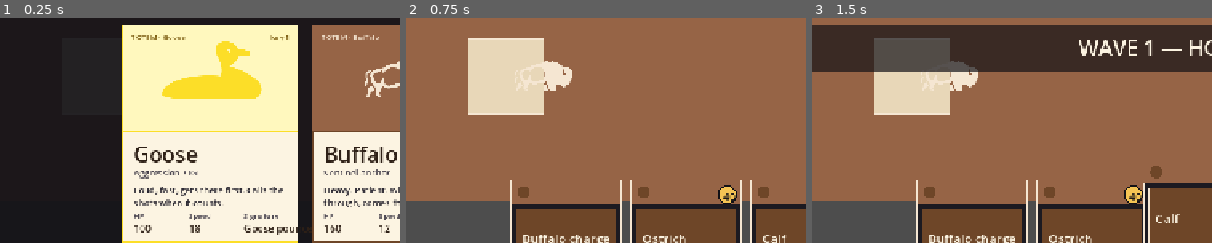
Above: before the commit, frames 1-3 (left to right).
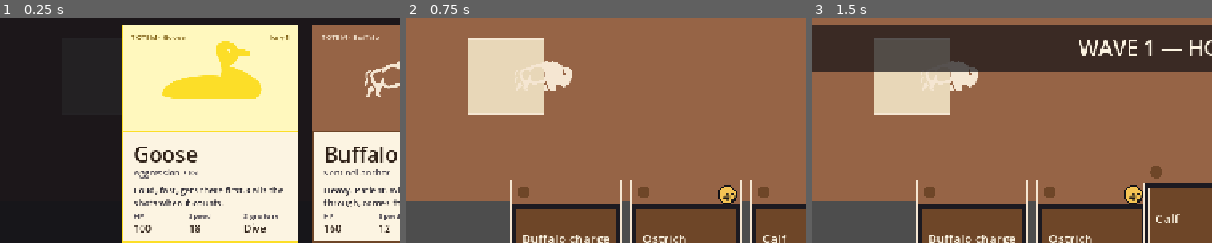
Above: after the commit, the same moments.

Repository: RescuedBuffalo/goose-and-buff
Game: Godot game, scene res://scenes/main.tscn
Two runs of this game, one before a commit and one after it. Both use one fixed random seed, a clock stepped at 60 frames per second and the inputs below.
Inputs (mouse positions are % of the whole screen's width and height, from its top left):
- Up to frame 1 (0.25 s): no input
- Up to frame 2 (0.75 s): tap Enter at 0.5 s; drag from (50, 50) to (60, 28) at 0.52 s
- Up to frame 3 (1.5 s): tap Space (ready_round) at 1.25 s; drag from (50, 83) to (45, 70) at 1.27 s
The pictures show only the part of the screen within x 0-50%, y 26-76%; the shares and areas given below are measured in that part.

The runs differ from the first frame. In frame 1, 0.3% of the frame differs, in the area x 60-75%, y 91-97%; in frame 2, nothing differs; in frame 3, nothing differs.

Commit message:
Add Goose deck + sector + Dive signature ability (BUF-106)
Mirrors the Buffalo prototype for Goose: cream/sun-yellow sector, a 15-card
starter deck of Gosling / Heron / Swan + Production node + Stockpile + Dive,
and a directional-cone Dive ability with damage and knockback.

- data/sectors.gd: Goose sector entry mirroring Buffalo
- data/heroes.gd: rename signatureAbility "Goose pounce" → "Dive"
- data/cards.gd: six new Goose cards; split STARTER_DECK → STARTER_DECKS
  keyed by hero (Buffalo unchanged 4-3-2-3-2-1; Goose tilts 5-2-2-3-2-1
  to lean swarm-heavy per the issue's deck-tilt note)
- scripts/logic/card_system.gd: reset(hero_id) wires the right deck
- scripts/logic/ability_resolver.gd: Dive returns damage_in_cone effect
- scripts/adapters/main.gd: cone application (cosine-threshold) and a
  faction-tinted Polygon2D fan that fades like the charge line
- scripts/adapters/unit.gd: heavy-archetype color from faction core so
  Swan reads sun-yellow instead of Buffalo brown
- scripts/adapters/building.gd: faction-tinted from GameState.hero_id

Co-Authored-By: Claude Opus 4.7 (1M context) <noreply@anthropic.com>

Diff:
--- a/data/cards.gd
+++ b/data/cards.gd
@@ -1,6 +1,6 @@
 class_name CardsData extends RefCounted
 ##
-## Card definitions for v0. Six card types, 15-card starter deck.
+## Card definitions for v0. Six card types per faction, 15-card starter deck.
 ##
 ## kind:        "unit" | "building" | "ability" | "resource"
 ## faction:     drives palette + totem
@@ -11,6 +11,7 @@
 ## Costs and unit references mirror units-data.md. Don't tune balance here
 ## without re-reading the spec note about compounding tilts.
 
+# ── Buffalo deck ──────────────────────────────────────────────────────────
 const CalfCard := {
 	"id": "card.calf", "name": "Calf", "faction": "Buffalo",
 	"kind": "unit", "phase": "prep", "cost": 28,
@@ -65,6 +66,63 @@
 	"payload": {"coin_delta": 30},
 }
 
+# ── Goose deck ────────────────────────────────────────────────────────────
+const GoslingCard := {
+	"id": "card.gosling", "name": "Gosling", "faction": "Goose",
+	"kind": "unit", "phase": "prep", "cost": 22,
+	"description": "Spawn one Gosling. Cheap, fast, dies cheap.",
+	"flavor": "In numbers, scrappy. Alone, brave.",
+	"payload": {"unit_id": "Gosling"},
+}
+
+const HeronCard := {
+	"id": "card.heron", "name": "Heron", "faction": "Goose",
+	"kind": "unit", "phase": "prep", "cost": 35,
+	"description": "Spawn one Heron. Long spear-strike from the back.",
+	"flavor": "Stays back. Strikes long.",
+	"payload": {"unit_id": "Heron"},
+}
+
+const SwanCard := {
+	"id": "card.swan", "name": "Swan", "faction": "Goose",
+	"kind": "unit", "phase": "prep", "cost": 70,
+	"description": "Spawn one Swan. Hisses, charges, holds.",
+	"flavor": "Surprisingly mean.",
+	"payload": {"unit_id": "Swan"},
+}
+
+# Mechanics-identical to the Buffalo node — distinct id keeps the card art
+# tinted to the Goose palette via the `faction` field.
+const ProductionNodeCardGoose := {
+	"id": "card.production_node_goose", "name": "Production node", "faction": "Goose",
+	"kind": "building", "phase": "prep", "cost": 50,
+	"description": "Generates 5 coin per second. One per sector.",
+	"flavor": "The hum of a working line.",
+	"payload": {"building_id": "ProductionNode", "coin_per_second": 5.0},
+}
+
+const DiveCard := {
+	"id": "card.dive", "name": "Dive", "faction": "Goose",
+	"kind": "ability", "phase": "wave", "cost": 0,
+	"description": "Cone AoE in front. Damage and knockback.",
+	"flavor": "Wings tucked, beak first.",
+	"payload": {
+		"ability_id": "Dive",
+		"length": 220.0,
+		"half_angle_deg": 32.0,
+		"damage": 26.0,
+		"knockback": 56.0,
+	},
+}
+
+const StockpileCardGoose := {
+	"id": "card.stockpile_goose", "name": "Stockpile", "faction": "Goose",
+	"kind": "resource", "phase": "prep", "cost": 0,
+	"description": "Adds 30 coin to the balance immediately.",
+	"flavor": "What was set aside, withdrawn.",
+	"payload": {"coin_delta": 30},
+}
+
 const ALL := {
 	"card.calf": CalfCard,
 	"card.ostrich": OstrichCard,
@@ -72,26 +130,46 @@
 	"card.production_node": ProductionNodeCard,
 	"card.charge": ChargeCard,
 	"card.stockpile": StockpileCard,
+	"card.gosling": GoslingCard,
+	"card.heron": HeronCard,
+	"card.swan": SwanCard,
+	"card.production_node_goose": ProductionNodeCardGoose,
+	"card.dive": DiveCard,
+	"card.stockpile_goose": StockpileCardGoose,
 }
 
-# Starter deck: id repeated `count` times. Counts per the prompt.
-const STARTER_DECK := [
-	{"id": "card.calf", "count": 4},
-	{"id": "card.ostrich", "count": 3},
-	{"id": "card.longhorn", "count": 2},
-	{"id": "card.production_node", "count": 3},
-	{"id": "card.charge", "count": 2},
-	{"id": "card.stockpile", "count": 1},
-]
+# Starter decks per hero. id repeated `count` times.
+# Buffalo holds the canonical 4-3-2-3-2-1 template.
+# Goose tilts a Heron slot into a Gosling (5-2-2-3-2-1) — same total, leans
+# the hand swarm-heavy as called out in BUF-106.
+const STARTER_DECKS := {
+	"Buffalo": [
+		{"id": "card.calf", "count": 4},
+		{"id": "card.ostrich", "count": 3},
+		{"id": "card.longhorn", "count": 2},
+		{"id": "card.production_node", "count": 3},
+		{"id": "card.charge", "count": 2},
+		{"id": "card.stockpile", "count": 1},
+	],
+	"Goose": [
+		{"id": "card.gosling", "count": 5},
+		{"id": "card.heron", "count": 2},
+		{"id": "card.swan", "count": 2},
+		{"id": "card.production_node_goose", "count": 3},
+		{"id": "card.dive", "count": 2},
+		{"id": "card.stockpile_goose", "count": 1},
+	],
+}
 
 const HAND_SIZE := 5
 
 static func get_card(card_id: String) -> Dictionary:
 	return ALL.get(card_id, {})
 
-static func build_starter_deck() -> Array:
+static func build_starter_deck(hero_id: String = "Buffalo") -> Array:
+	var entries: Array = STARTER_DECKS.get(hero_id, STARTER_DECKS["Buffalo"])
 	var deck: Array = []
-	for entry in STARTER_DECK:
+	for entry in entries:
 		for i in entry.count:
 			deck.append(entry.id)
 	return deck
--- a/data/heroes.gd
+++ b/data/heroes.gd
@@ -23,7 +23,7 @@
 	"name": "Goose",
 	"role": "Aggression / IGL",
 	"flavor": "Loud, fast, gets there first. Calls the shots when it counts.",
-	"signatureAbility": "Goose pounce",
+	"signatureAbility": "Dive",
 	"baseHealth": 100,
 	"moveSpeed": 18,
 }
--- a/data/sectors.gd
+++ b/data/sectors.gd
@@ -32,6 +32,12 @@
 	"core_color_key": "Buffalo",
 }
 
+const Goose := {
+	"id": "Goose",
+	"floor_color_key": "Goose",
+	"core_color_key": "Goose",
+}
+
 static func is_inside_sector(point: Vector2) -> bool:
 	return (point.x >= SECTOR_LEFT and point.x <= SECTOR_RIGHT
 		and point.y >= SECTOR_TOP and point.y <= SECTOR_BOTTOM)
--- a/scripts/adapters/building.gd
+++ b/scripts/adapters/building.gd
@@ -1,8 +1,11 @@
 extends Node2D
 ##
-## A placed building. v0 only ships Production Node — the visual is just a
+## A placed building. v0 only ships Production Node — the visual is a
 ## tinted square with a tier number. The economy module owns the actual
 ## coin generation; this adapter only renders.
+##
+## Color comes from the active hero's faction so Goose / Buffalo / Fox
+## sectors each tint their node distinctly.
 
 @export var tier: int = 1
 
@@ -15,10 +18,11 @@
 	queue_redraw()
 
 func _draw() -> void:
+	var faction: String = GameState.hero_id
 	var size := Vector2(56, 56)
 	var rect := Rect2(-size * 0.5, size)
-	draw_rect(rect, DesignTokens.BUFFALO_CORE, true)
-	draw_rect(rect, DesignTokens.BUFFALO_INK, false, 2.0)
+	draw_rect(rect, DesignTokens.core_color(faction), true)
+	draw_rect(rect, DesignTokens.ink_color(faction), false, 2.0)
 	# Inner gold pip — the coin source.
 	draw_circle(Vector2.ZERO, 12.0, DesignTokens.GOLD_COIN)
 	# Tier dots beneath.
--- a/scripts/adapters/main.gd
+++ b/scripts/adapters/main.gd
@@ -125,7 +125,7 @@
 	hero.reset_hp()
 	hero.reset_position()
 	economy.reset()
-	card_system.reset()
+	card_system.reset(GameState.hero_id)
 	wave_director.reset()
 	card_system.start_round()
 	GameState.set_phase(GameState.Phase.PREP)
@@ -206,6 +206,9 @@
 			"damage_in_capsule":
 				_apply_capsule_damage(fx)
 				_show_charge_line(fx.from, fx.to, fx.width)
+			"damage_in_cone":
+				_apply_cone_damage(fx)
+				_show_dive_cone(fx.from, fx.direction, fx.length, fx.half_angle)
 
 func _apply_capsule_damage(fx: Dictionary) -> void:
 	var from: Vector2 = fx.from
@@ -228,6 +231,48 @@
 	var t: float = clamp((p - a).dot(ab) / ab_len_sq, 0.0, 1.0)
 	var nearest: Vector2 = a + ab * t
 	return p.distance_to(nearest) <= radius
+
+func _apply_cone_damage(fx: Dictionary) -> void:
+	var apex: Vector2 = fx.from
+	var dir: Vector2 = fx.direction
+	var length: float = float(fx.length)
+	var half_angle: float = float(fx.half_angle)
+	var cos_threshold := cos(half_angle)
+	for n in get_tree().get_nodes_in_group("enemies"):
+		var e := n as Node2D
+		if e == null or not is_instance_valid(e):
+			continue
+		var to_enemy := e.position - apex
+		var dist := to_enemy.length()
+		if dist <= 0.0001 or dist > length:
+			continue
+		# Inside the cone if the angle between dir and (enemy - apex) is
+		# under half_angle. Compare cosines so we don't pay for an arccos.
+		if to_enemy.normalized().dot(dir) < cos_threshold:
+			continue
+		e.damage(float(fx.damage))
+		if is_instance_valid(e):
+			e.apply_knockback(dir, float(fx.knockback))
+
+func _show_dive_cone(apex: Vector2, dir: Vector2, length: float, half_angle: float) -> void:
+	# A faction-tinted fan that fades out — same lifetime as the charge line.
+	var poly := Polygon2D.new()
+	var points := PackedVector2Array()
+	points.append(apex)
+	const SEGMENTS := 12
+	var start := dir.rotated(-half_angle)
+	for i in range(SEGMENTS + 1):
+		var t := float(i) / float(SEGMENTS)
+		var v := start.rotated(half_angle * 2.0 * t)
+		points.append(apex + v * length)
+	poly.polygon = points
+	var accent := DesignTokens.core_color(GameState.hero_id)
+	poly.color = Color(accent.r, accent.g, accent.b, 0.5)
+	poly.z_index = 5
+	add_child(poly)
+	var tween := create_tween()
+	tween.tween_property(poly, "modulate:a", 0.0, 0.45)
+	tween.tween_callback(poly.queue_free)
 
 func _show_charge_line(from: Vector2, to: Vector2, width: float) -> void:
 	var line := Line2D.new()
--- a/scripts/adapters/unit.gd
+++ b/scripts/adapters/unit.gd
@@ -132,11 +132,13 @@
 	draw_rect(Rect2(-bar_w * 0.5, bar_y, bar_w * hp_ratio, 3.0), DesignTokens.hp_color(hp_ratio), true)
 
 func _color_for_archetype() -> Color:
-	# Buffalo palette tints by archetype so the three units read distinctly.
+	# Heavy uses the unit's faction core so Longhorn / Swan / Badger each
+	# read distinctly. Light + ranged stay on parchment so the archetype
+	# silhouette still reads at a glance across factions.
 	match unit_data.archetype:
 		"light": return DesignTokens.PARCHMENT_1
 		"ranged": return DesignTokens.PARCHMENT_2
-		"heavy": return DesignTokens.BUFFALO_CORE
+		"heavy": return DesignTokens.core_color(unit_data.faction)
 		_: return DesignTokens.PARCHMENT_0
 
 func _size_for_archetype() -> Vector2:
--- a/scripts/logic/ability_resolver.gd
+++ b/scripts/logic/ability_resolver.gd
@@ -4,9 +4,13 @@
 ## and a targeting payload, return a list of effects. Adapters apply the
 ## effects to the scene tree. Mirror of Roblox AbilityResolver.resolve().
 ##
-## Effects shape:
+## Effect shapes:
 ##   { "kind": "damage_in_capsule", "from": Vector2, "to": Vector2,
-##     "width": float, "damage": float, "knockback": float }
+##     "width": float, "damage": float, "knockback": float,
+##     "direction": Vector2 }
+##   { "kind": "damage_in_cone", "from": Vector2, "direction": Vector2,
+##     "length": float, "half_angle": float (radians),
+##     "damage": float, "knockback": float }
 
 const Cards := preload("res://data/cards.gd")
 
@@ -14,6 +18,8 @@
 	match ability_id:
 		"BuffaloCharge":
 			return _resolve_buffalo_charge(caster_pos, target_pos)
+		"Dive":
+			return _resolve_dive(caster_pos, target_pos)
 		_:
 			return []
 
@@ -33,3 +39,19 @@
 		"knockback": float(payload.knockback),
 		"direction": dir,
 	}]
+
+static func _resolve_dive(caster_pos: Vector2, target_pos: Vector2) -> Array:
+	var card: Dictionary = Cards.get_card("card.dive")
+	var payload: Dictionary = card.payload
+	var dir := (target_pos - caster_pos).normalized()
+	if dir == Vector2.ZERO:
+		dir = Vector2.RIGHT
+	return [{
+		"kind": "damage_in_cone",
+		"from": caster_pos,
+		"direction": dir,
+		"length": float(payload.length),
+		"half_angle": deg_to_rad(float(payload.half_angle_deg)),
+		"damage": float(payload.damage),
+		"knockback": float(payload.knockback),
+	}]
--- a/scripts/logic/card_system.gd
+++ b/scripts/logic/card_system.gd
@@ -18,8 +18,8 @@
 var hand: Array = []
 var discard: Array = []
 
-func reset() -> void:
-	deck = Cards.build_starter_deck()
+func reset(hero_id: String = "Buffalo") -> void:
+	deck = Cards.build_starter_deck(hero_id)
 	hand = []
 	discard = []
 	_shuffle(deck)
